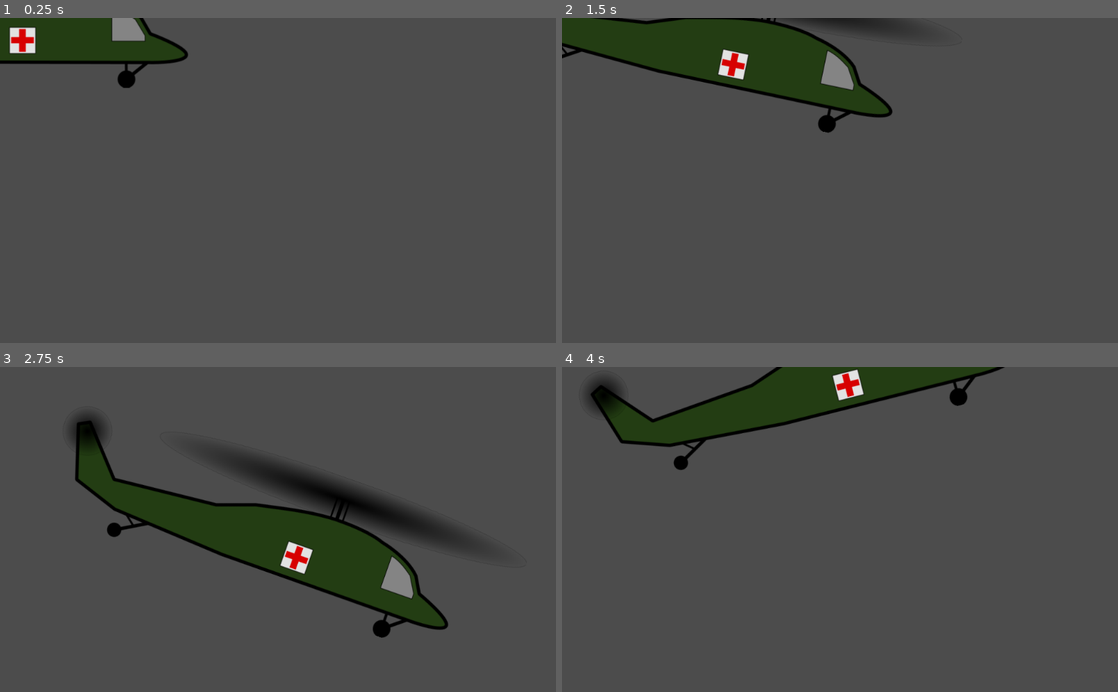
Above: before the commit, frames 1-4 (two rows, left to right).
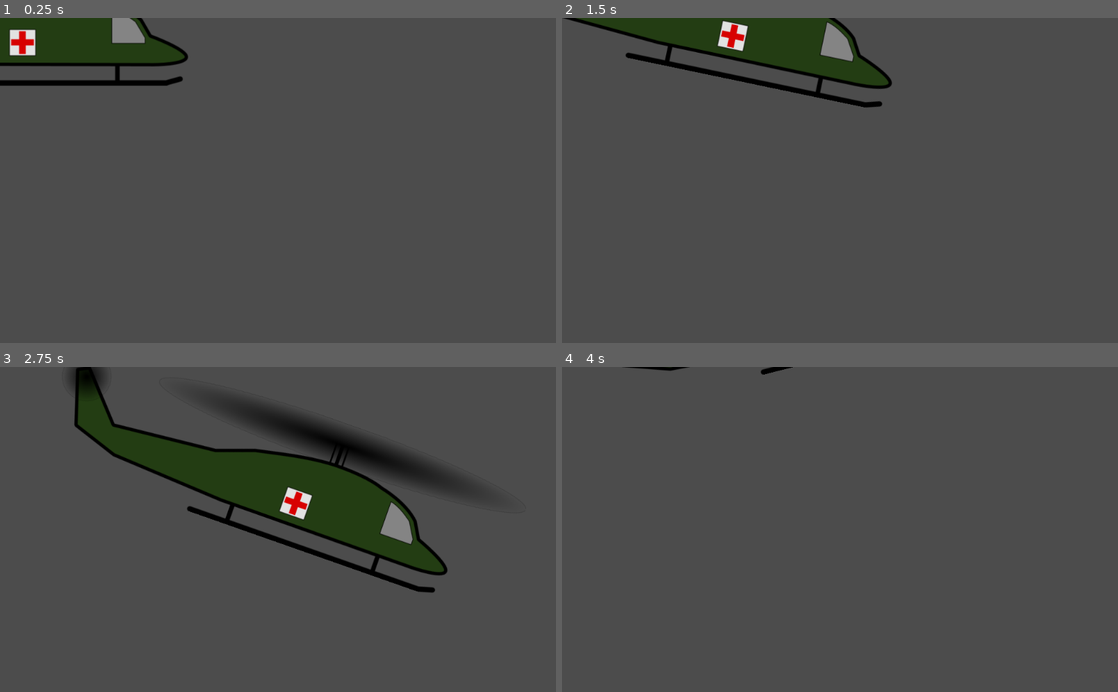
Above: after the commit, the same moments.

Repository: Inglo-Games/EvacHavoc2
Game: Godot game, scene res://scenes/player.tscn
The game is run twice, just before and just after one commit, with the same random seed, the same clock (stepped at 60 frames per second) and the same inputs.
Inputs:
- Up to frame 1 (0.25 s): no input
- Up to frame 2 (1.5 s): tap Enter at 0.5 s; hold Right (move_right) 0.53-1.28 s; hold Down (move_down) from 1.28 s (still down)
- Up to frame 3 (2.75 s): release Down (move_down) at 2.03 s; hold Right (move_right) from 2.03 s (still down)
- Up to frame 4 (4 s): release Right (move_right) at 2.78 s; hold Up (move_up) 2.78-3.53 s; hold Left (move_left) from 3.53 s (still down)

The runs differ from the first frame. In frame 1, 1.6% of the frame differs, in the area x 0-34%, y 0-22%; in frame 2, 8.8%; in frame 3, 25%, in the area x 12-85%, y 0-84%; in frame 4, 8.6%.

Commit message:
Replacing heli wheels with skis, adding propeller shapes

Diff:
--- a/game/assets/sprites/helicopter.svg
+++ b/game/assets/sprites/helicopter.svg
@@ -11,8 +11,8 @@
    xmlns:sodipodi="http://sodipodi.sourceforge.net/DTD/sodipodi-0.dtd"
    xmlns:inkscape="http://www.inkscape.org/namespaces/inkscape"
    width="889.4777"
-   height="257.8226"
-   viewBox="0 0 235.341 68.21554"
+   height="249.0516"
+   viewBox="0 0 235.341 65.89487"
    version="1.1"
    id="svg8"
    inkscape:version="0.92.4 5da689c313, 2019-01-14"
@@ -61,16 +61,16 @@
      borderopacity="1.0"
      inkscape:pageopacity="0.0"
      inkscape:pageshadow="2"
-     inkscape:zoom="0.9899495"
-     inkscape:cx="452.1275"
-     inkscape:cy="149.4248"
+     inkscape:zoom="1.4"
+     inkscape:cx="447.6216"
+     inkscape:cy="90.53105"
      inkscape:document-units="mm"
-     inkscape:current-layer="layer4"
+     inkscape:current-layer="layer5"
      showgrid="false"
      units="px"
      inkscape:window-width="1920"
-     inkscape:window-height="1013"
-     inkscape:window-x="0"
+     inkscape:window-height="1049"
+     inkscape:window-x="1920"
      inkscape:window-y="0"
      inkscape:window-maximized="1"
      showguides="false" />
@@ -122,7 +122,7 @@
      transform="translate(1.307243,-218.2499)"
      style="display:inline">
     <path
-       style="fill:#243e14;fill-opacity:1;stroke:#000000;stroke-width:1.5875;stroke-linecap:round;stroke-linejoin:round;stroke-miterlimit:4;stroke-dasharray:none;stroke-opacity:1;paint-order:normal"
+       style="fill:#243e14;fill-opacity:1;stroke:#000000;stroke-width:1.587;stroke-linecap:round;stroke-linejoin:round;stroke-miterlimit:4;stroke-dasharray:none;stroke-opacity:1;paint-order:normal"
        d="m 191.0977,274.0148 -98.88973,-0.2672 -56.39387,-3.4745 -22.18336,-7.4836 -8.28535,-25.9251 5.07812,-2.6727 2 …(303 unchanged characters)…
        id="path821"
        inkscape:connector-curvature="0"
@@ -134,42 +134,23 @@
      inkscape:label="wheels"
      style="display:inline"
      transform="translate(1.307243,-27.08323)">
-    <circle
-       style="opacity:1;fill:#000000;fill-opacity:1;fill-rule:nonzero;stroke:#000000;stroke-width:1.6094992;stroke-linecap:round;stroke-linejoin:round;stroke-miterlimit:4;stroke-dasharray:none;stroke-dashoffset:8.8157482;stroke-opacity:1;paint-order:normal"
-       id="path856"
-       cx="177.9325"
-       cy="90.99754"
-       r="3.4965" />
-    <path
-       style="fill:none;stroke:#000000;stroke-width:1.3229167;stroke-linecap:butt;stroke-linejoin:miter;stroke-miterlimit:4;stroke-dasharray:none;stroke-opacity:1"
-       d="M 177.8678,91.06669 177.801,82.6477 Z"
-       id="path858"
-       inkscape:connector-curvature="0" />
-    <path
-       style="fill:none;stroke:#000000;stroke-width:0.2645833px;stroke-linecap:butt;stroke-linejoin:miter;stroke-opacity:1"
-       d="M 187.8904,82.98179 Z"
-       id="path860"
-       inkscape:connector-curvature="0" />
-    <path
-       style="fill:none;stroke:#000000;stroke-width:1.6404167;stroke-linecap:butt;stroke-linejoin:miter;stroke-miterlimit:4;stroke-dasharray:none;stroke-opacity:1"
-       d="m 177.8678,91.06669 10.0226,-8.0849 z"
-       id="path862"
-       inkscape:connector-curvature="0" />
-    <circle
-       style="display:inline;opacity:1;fill:#000000;fill-opacity:1;fill-rule:nonzero;stroke:#000000;stroke-width:1.3049989;stroke-linecap:round;stroke-linejoin:round;stroke-miterlimit:4;stroke-dasharray:none;stroke-dashoffset:8.8157482;stroke-opacity:1;paint-order:normal"
-       id="path856-3"
-       cx="38.93899"
-       cy="88.70612"
-       r="2.835" />
-    <path
-       style="fill:none;stroke:#000000;stroke-width:1.6404167;stroke-linecap:butt;stroke-linejoin:miter;stroke-miterlimit:4;stroke-dasharray:none;stroke-opacity:1"
-       d="M 39.02135,88.72806 53.65434,80.10863 Z"
-       id="path888"
-       inkscape:connector-curvature="0" />
-    <path
-       style="fill:none;stroke:#000000;stroke-width:0.9525;stroke-linecap:butt;stroke-linejoin:miter;stroke-miterlimit:4;stroke-dasharray:none;stroke-opacity:1"
-       d="M 47.23989,83.85042 41.82768,79.50728 Z"
-       id="path890"
+    <path
+       transform="translate(1.458333e-8,-191.1667)"
+       style="display:inline;fill:none;stroke:#000000;stroke-width:2.54;stroke-linecap:round;stroke-linejoin:round;stroke-miterlimit:4;stroke-dasharray:none;stroke-opacity:1"
+       d="M 79.39067,282.8747 H 197.3192 l 6.8035,-1.8899"
+       id="path915"
+       inkscape:connector-curvature="0" />
+    <path
+       transform="translate(1.458333e-8,-191.1667)"
+       style="display:inline;fill:none;stroke:#000000;stroke-width:2.1695838;stroke-linecap:butt;stroke-linejoin:miter;stroke-miterlimit:4;stroke-dasharray:none;stroke-opacity:1"
+       d="m 98.47847,282.6857 v -8.8824"
+       id="path917"
+       inkscape:connector-curvature="0" />
+    <path
+       transform="translate(1.458333e-8,-191.1667)"
+       style="display:inline;fill:none;stroke:#000000;stroke-width:2.169584;stroke-linecap:butt;stroke-linejoin:miter;stroke-miterlimit:4;stroke-dasharray:none;stroke-opacity:1"
+       d="m 173.5067,282.5912 v -8.8824"
+       id="path917-3"
        inkscape:connector-curvature="0" />
   </g>
   <g
--- a/game/scenes/player.tscn
+++ b/game/scenes/player.tscn
@@ -1,7 +1,14 @@
-[gd_scene load_steps=3 format=2]
+[gd_scene load_steps=5 format=2]
 
 [ext_resource path="res://assets/sprites/helicopter.svg" type="Texture" id=1]
 [ext_resource path="res://scripts/player.gd" type="Script" id=2]
+
+[sub_resource type="CapsuleShape2D" id=1]
+radius = 30.0
+height = 600.0
+
+[sub_resource type="CircleShape2D" id=2]
+radius = 45.0
 
 [node name="player" type="KinematicBody2D"]
 script = ExtResource( 2 )
@@ -9,5 +16,14 @@
 [node name="Sprite" type="Sprite" parent="."]
 texture = ExtResource( 1 )
 
-[node name="CollisionPolygon2D" type="CollisionPolygon2D" parent="."]
-polygon = PoolVector2Array( 313.901, 83.0438, 278.063, 83.0438, 230.753, 127.315, 210.459, 84.6729, -103.941, 83.0438, -235.076, 72.4553, -294.013, 116.037, -305.124, 68.3827, -388.203, 41.504, -422.413, -57.0512, -400.421, -68.4543, -323.857, 17.8833, -133.263, -0.0357971, -54.2559, -26.1, …(130 unchanged characters)…
+[node name="body_shape" type="CollisionPolygon2D" parent="."]
+polygon = PoolVector2Array( 335.709, 115.944, 311.155, 124.284, -141.481, 122.894, -152.56, 84.1437, -236.983, 79.6018, -303.397, 76.5829, -390.566, 46.772, -422.413, -57.0512, -400.421, -68.4543, -324.151, 16.5837, -133.263, -0.0357971, -54.2559, -26.1, …(130 unchanged characters)…
+
+[node name="top_prop_shape" type="CollisionShape2D" parent="."]
+position = Vector2( 88.445, -83.03 )
+rotation = 1.5708
+shape = SubResource( 1 )
+
+[node name="back_prop_shape" type="CollisionShape2D" parent="."]
+position = Vector2( -399.808, -46.93 )
+shape = SubResource( 2 )
--- a/game/scripts/player.gd
+++ b/game/scripts/player.gd
@@ -14,8 +14,10 @@
 
 	if Input.is_action_pressed("move_right"):
 		direction.x += 1
+		direction.y -= 0.2
 	if Input.is_action_pressed("move_left"):
 		direction.x -= 1
+		direction.y -= 0.2
 	if Input.is_action_pressed("move_down"):
 		direction.y += 1
 	if Input.is_action_pressed("move_up"):
